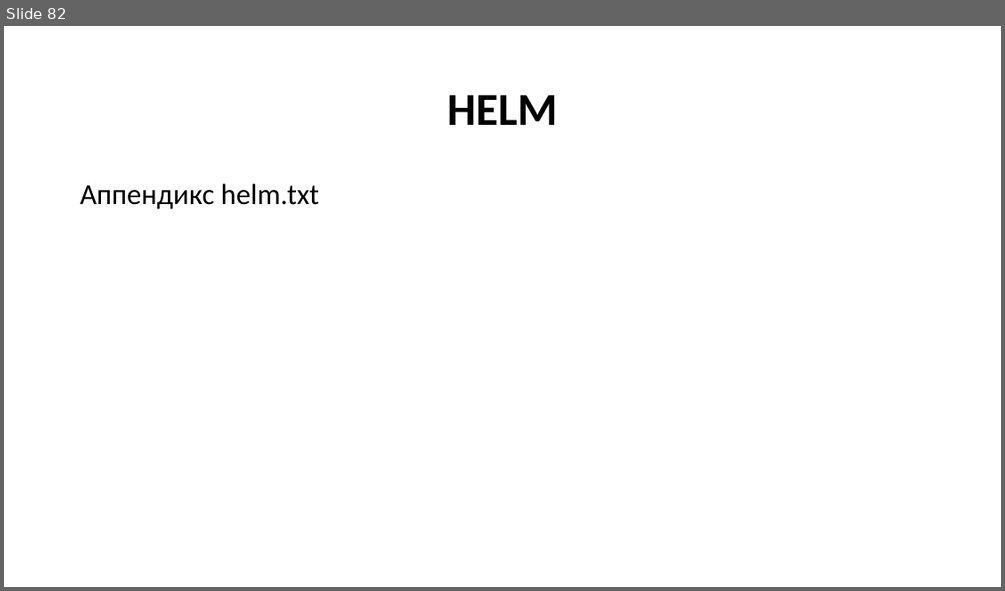
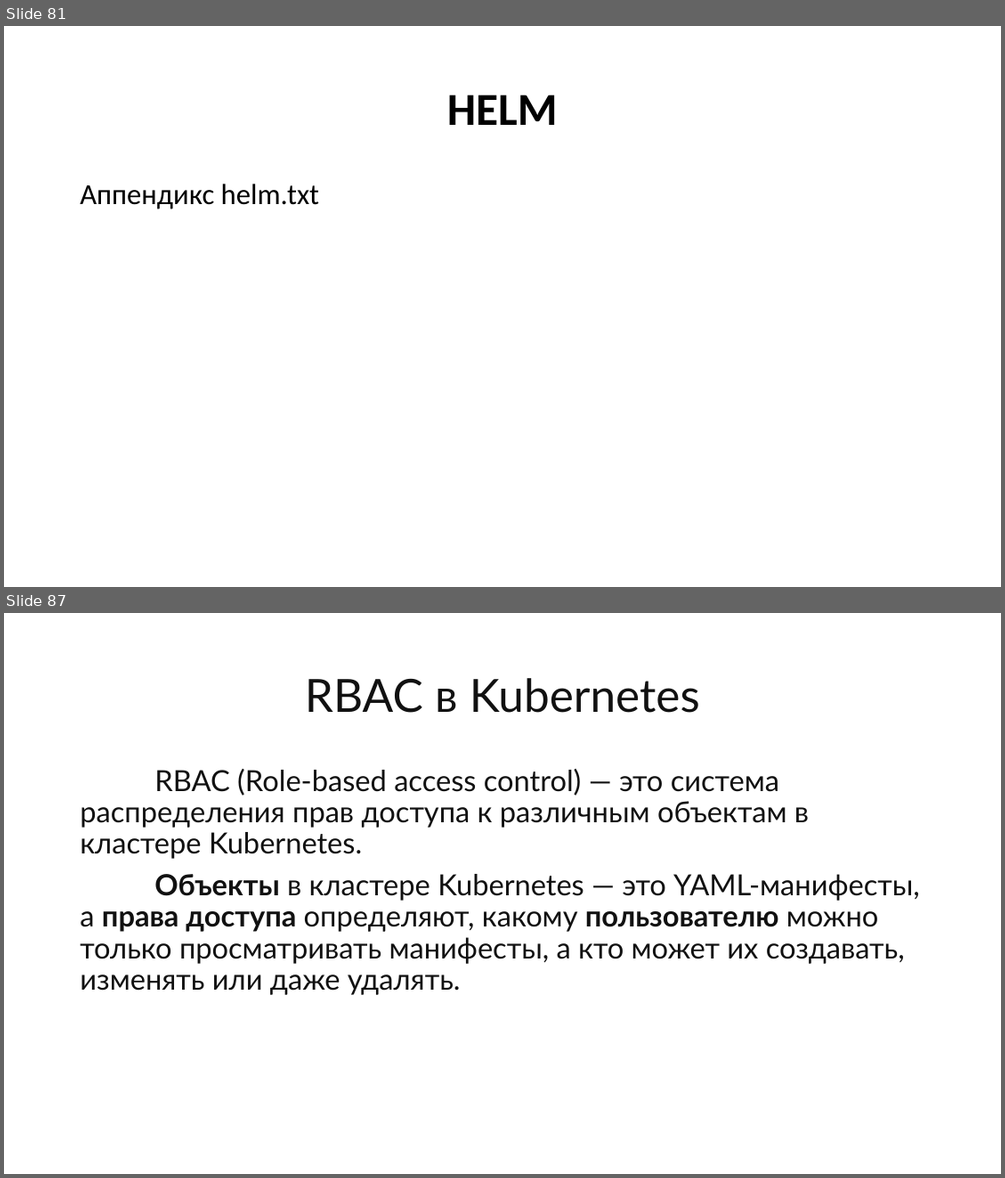
Before and after one commit to Kollekcioner47/k8s, a slide deck: k8s.pptx. Shown one above the other, each under a label of ours: slide 82 before the commit, slides 81 and 87 after it; the slides between them are not shown. The pictures are 1005x591 and 1005x1178 pixels, drawn with LibreOffice and Linux fonts; fonts in the diff are those of the drawing. Boxes give left, top, right and bottom in pixels: in the first picture for what was removed or moved away, otherwise in the second. Text is boxed around its words. In the diff, an @@ line names an element or a change of style, - is before the commit and + after.

```diff
--- a/k8s.pptx
+++ b/k8s.pptx
@@ slide 87 added at bbox=[4, 613, 1001, 1174], background #FFFFFF @@
@@ title added at bbox=[305, 678, 700, 713], 44 pt, text #111111 @@
+RBAC в Kubernetes
@@ text added at bbox=[80, 769, 920, 995], 28 pt, text #111111 @@
+RBAC (Role-based access control) — это система распределения прав доступа к различным объектам в кластере Kubernetes.
+Объекты в кластере Kubernetes — это YAML-манифесты, а права доступа определяют, какому пользователю можно только просматривать манифесты, а кто может их создавать, изменять или даже удалять.
@@ what was slide 82 is now slide 81 @@
```
Also in this commit, not shown: 8 slides changed, 22 other slides added, 12 slides removed.
